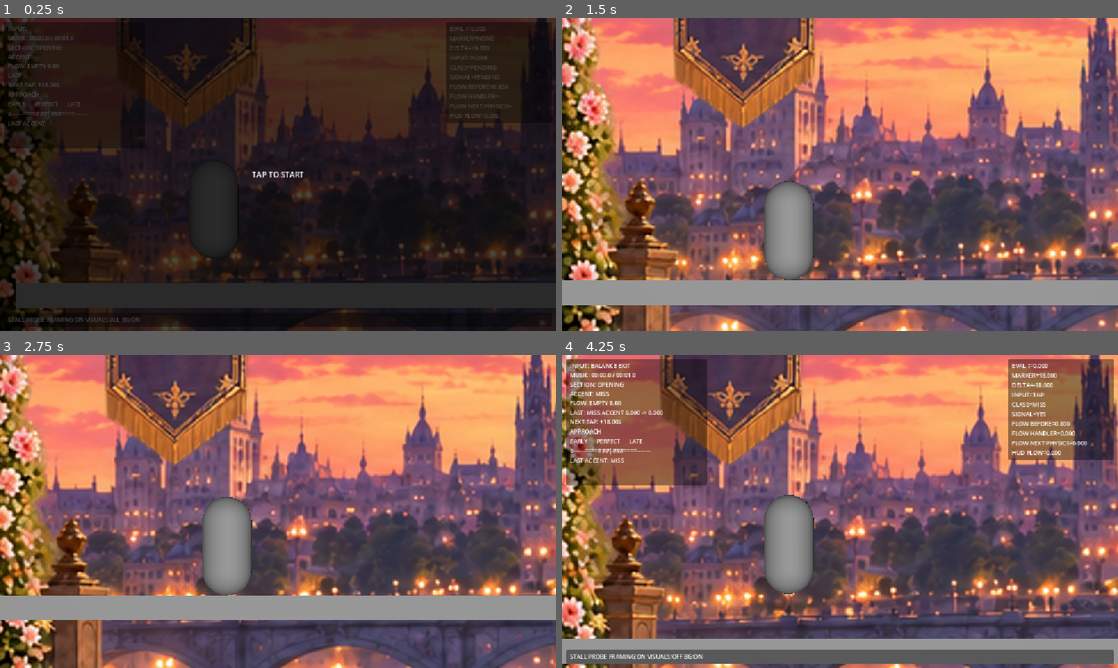
Above: before the commit, frames 1-4 (two rows, left to right).
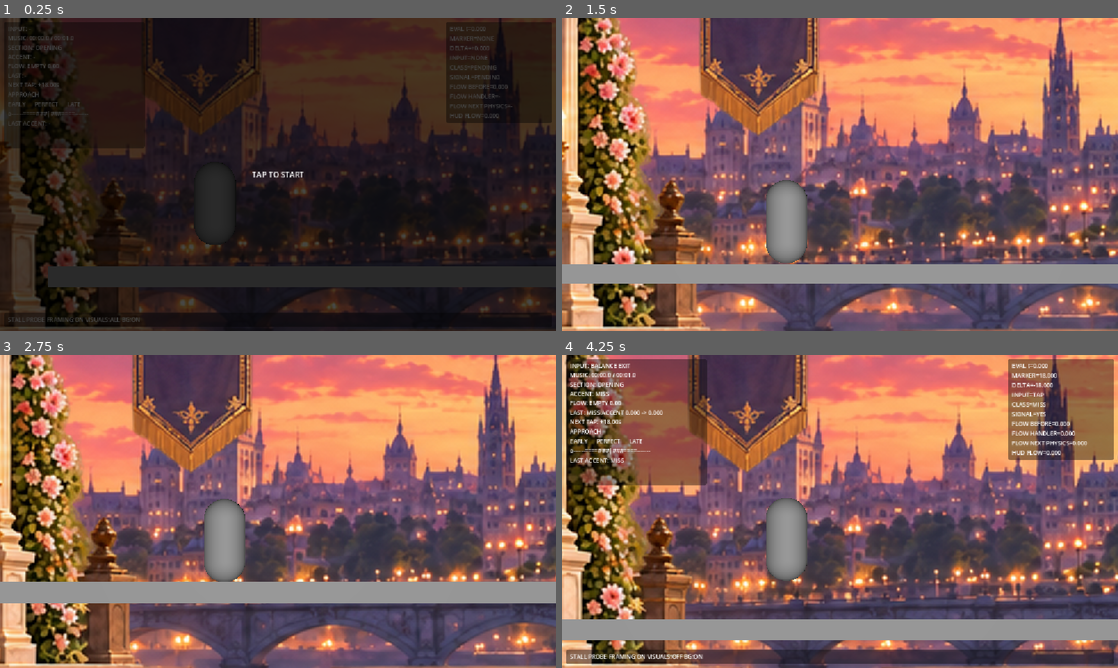
Above: after the commit, the same moments.

Repository: cemtheman/pasderun
Game: Godot game, scene res://scenes/gameplay/generated/graceful_opening_00_30_runtime.tscn
The game is run twice, just before and just after one commit, with the same random seed, the same clock (stepped at 60 frames per second) and the same inputs. Sound files missing from this copy of the repository are replaced by a short silence.
Inputs (mouse positions are in pixels of both pictures, inside the frame that each line leads up to):
- Up to frame 1 (0.25 s): no input
- Up to frame 2 (1.5 s): tap Enter at 0.5 s; move the mouse to (962, 158) at 0.52 s; tap H at 0.6 s; click (962, 158) at 0.67 s; tap Space (jump) at 0.77 s; drag from (728, 190) to (812, 237) at 1.27 s
- Up to frame 3 (2.75 s): move the mouse to (333, 442) at 2.02 s; tap V at 2.1 s; click (333, 442) at 2.17 s
- Up to frame 4 (4.25 s): drag from (812, 574) to (673, 464) at 2.77 s; move the mouse to (1006, 558) at 3.52 s; tap H at 3.6 s; click (1006, 558) at 3.67 s; tap Space (jump) at 3.77 s

The runs differ from the first frame. In frame 1, 21% of the frame differs, in the area x 0-100%, y 0-100%; in frame 2, 65%; in frame 3, 63%; in frame 4, 63%.

Commit message:
fix: improve safe route recovery and camera lookahead

Diff:
--- a/scenes/gameplay/camera_rig.gd
+++ b/scenes/gameplay/camera_rig.gd
@@ -3,7 +3,7 @@
 @export var target: Node3D
 @export var follow_speed: float = 8.0
 @export var vertical_follow_speed: float = 6.0
-@export var look_ahead: float = 1.5
+@export var look_ahead: float = 1.75
 
 var _vertical_offset: float = 0.0
 
--- a/scenes/gameplay/generated/continuous_technical_course.tscn
+++ b/scenes/gameplay/generated/continuous_technical_course.tscn
@@ -24,29 +24,17 @@
 [sub_resource type="BoxShape3D" id="Shape_9"]
 size = Vector3(9, 0.5, 4)
 
-[sub_resource type="BoxMesh" id="Mesh_8"]
-size = Vector3(8, 0.5, 4)
-
-[sub_resource type="BoxShape3D" id="Shape_8"]
-size = Vector3(8, 0.5, 4)
-
 [sub_resource type="BoxMesh" id="Mesh_8_5"]
 size = Vector3(8.5, 0.5, 4)
 
 [sub_resource type="BoxShape3D" id="Shape_8_5"]
 size = Vector3(8.5, 0.5, 4)
 
-[sub_resource type="BoxMesh" id="Mesh_10"]
-size = Vector3(10, 0.5, 4)
-
-[sub_resource type="BoxShape3D" id="Shape_10"]
-size = Vector3(10, 0.5, 4)
-
-[sub_resource type="BoxMesh" id="Mesh_10_5"]
-size = Vector3(10.5, 0.5, 4)
-
-[sub_resource type="BoxShape3D" id="Shape_10_5"]
-size = Vector3(10.5, 0.5, 4)
+[sub_resource type="BoxMesh" id="Mesh_8_2"]
+size = Vector3(8.2, 0.5, 4)
+
+[sub_resource type="BoxShape3D" id="Shape_8_2"]
+size = Vector3(8.2, 0.5, 4)
 
 [sub_resource type="BoxMesh" id="Mesh_11_5"]
 size = Vector3(11.5, 0.5, 4)
@@ -171,7 +159,7 @@
 [node name="GapEvent08_F03_ENTRY" type="Marker3D" parent="Level"]
 position = Vector3(330.75, 0, 0)
 [node name="GapEvent09_F03_SAFE" type="Marker3D" parent="Level"]
-position = Vector3(338.75, -2.8, 0)
+position = Vector3(339.15, -2.8, 0)
 [node name="GapEvent10_F03_DESCENT" type="Marker3D" parent="Level"]
 position = Vector3(347.25, -1.275, 0)
 [node name="GapEvent11_INTERSTITIAL_03" type="Marker3D" parent="Level"]
@@ -183,9 +171,15 @@
 [node name="GapEvent14_F05_ENTRY" type="Marker3D" parent="Level"]
 position = Vector3(505.75, 0, 0)
 [node name="GapEvent15_F05_SAFE" type="Marker3D" parent="Level"]
-position = Vector3(513.75, -2.8, 0)
+position = Vector3(514.15, -2.8, 0)
 [node name="GapEvent16_F05_DESCENT" type="Marker3D" parent="Level"]
 position = Vector3(522.25, -1.275, 0)
+[node name="GapEvent17_F01_SAFE" type="Marker3D" parent="Level"]
+position = Vector3(184.15, -2.8, 0)
+[node name="GapEvent18_F02_SAFE" type="Marker3D" parent="Level"]
+position = Vector3(259.15, -2.8, 0)
+[node name="GapEvent19_F04_SAFE" type="Marker3D" parent="Level"]
+position = Vector3(419.15, -2.8, 0)
 
 [node name="NeutralRunway01" type="StaticBody3D" parent="Level"]
 position = Vector3(144.5, -3.05, 0)
@@ -210,18 +204,18 @@
 shape = SubResource("Shape_15")
 
 [node name="SafeLowerRoute01" type="StaticBody3D" parent="Level"]
-position = Vector3(178.75, -3.05, 0)
+position = Vector3(179.25, -3.05, 0)
 [node name="MeshInstance3D" type="MeshInstance3D" parent="Level/SafeLowerRoute01"]
-mesh = SubResource("Mesh_7_5")
+mesh = SubResource("Mesh_8_5")
 [node name="CollisionShape3D" type="CollisionShape3D" parent="Level/SafeLowerRoute01"]
-shape = SubResource("Shape_7_5")
+shape = SubResource("Shape_8_5")
 
 [node name="SafeRoute01_B" type="StaticBody3D" parent="Level"]
-position = Vector3(187.75, -3.05, 0)
+position = Vector3(188.9, -3.05, 0)
 [node name="MeshInstance3D" type="MeshInstance3D" parent="Level/SafeRoute01_B"]
-mesh = SubResource("Mesh_10_5")
+mesh = SubResource("Mesh_8_2")
 [node name="CollisionShape3D" type="CollisionShape3D" parent="Level/SafeRoute01_B"]
-shape = SubResource("Shape_10_5")
+shape = SubResource("Shape_8_2")
 
 [node name="TechnicalPlatform03_Recovery" type="StaticBody3D" parent="Level"]
 position = Vector3(200, -3.05, 0)
@@ -267,18 +261,18 @@
 shape = SubResource("Shape_9")
 
 [node name="SafeLowerRoute02" type="StaticBody3D" parent="Level"]
-position = Vector3(254, -3.05, 0)
+position = Vector3(254.25, -3.05, 0)
 [node name="MeshInstance3D" type="MeshInstance3D" parent="Level/SafeLowerRoute02"]
-mesh = SubResource("Mesh_8")
+mesh = SubResource("Mesh_8_5")
 [node name="CollisionShape3D" type="CollisionShape3D" parent="Level/SafeLowerRoute02"]
-shape = SubResource("Shape_8")
+shape = SubResource("Shape_8_5")
 
 [node name="SafeRoute02_B" type="StaticBody3D" parent="Level"]
-position = Vector3(263, -3.05, 0)
+position = Vector3(263.9, -3.05, 0)
 [node name="MeshInstance3D" type="MeshInstance3D" parent="Level/SafeRoute02_B"]
-mesh = SubResource("Mesh_10")
+mesh = SubResource("Mesh_8_2")
 [node name="CollisionShape3D" type="CollisionShape3D" parent="Level/SafeRoute02_B"]
-shape = SubResource("Shape_10")
+shape = SubResource("Shape_8_2")
 
 [node name="TechnicalPlatform08_Recovery" type="StaticBody3D" parent="Level"]
 position = Vector3(275, -3.05, 0)
@@ -324,18 +318,18 @@
 shape = SubResource("Shape_7_5")
 
 [node name="SafeLowerRoute03" type="StaticBody3D" parent="Level"]
-position = Vector3(334, -3.05, 0)
+position = Vector3(334.25, -3.05, 0)
 [node name="MeshInstance3D" type="MeshInstance3D" parent="Level/SafeLowerRoute03"]
-mesh = SubResource("Mesh_8")
+mesh = SubResource("Mesh_8_5")
 [node name="CollisionShape3D" type="CollisionShape3D" parent="Level/SafeLowerRoute03"]
-shape = SubResource("Shape_8")
+shape = SubResource("Shape_8_5")
 
 [node name="SafeRoute03_B" type="StaticBody3D" parent="Level"]
-position = Vector3(343.75, -3.05, 0)
+position = Vector3(343.9, -3.05, 0)
 [node name="MeshInstance3D" type="MeshInstance3D" parent="Level/SafeRoute03_B"]
-mesh = SubResource("Mesh_8_5")
+mesh = SubResource("Mesh_8_2")
 [node name="CollisionShape3D" type="CollisionShape3D" parent="Level/SafeRoute03_B"]
-shape = SubResource("Shape_8_5")
+shape = SubResource("Shape_8_2")
 
 [node name="TechnicalPlatform13_Recovery" type="StaticBody3D" parent="Level"]
 position = Vector3(355, -3.05, 0)
@@ -374,18 +368,18 @@
 shape = SubResource("Shape_15")
 
 [node name="SafeLowerRoute04" type="StaticBody3D" parent="Level"]
-position = Vector3(414, -3.05, 0)
+position = Vector3(414.25, -3.05, 0)
 [node name="MeshInstance3D" type="MeshInstance3D" parent="Level/SafeLowerRoute04"]
-mesh = SubResource("Mesh_8")
+mesh = SubResource("Mesh_8_5")
 [node name="CollisionShape3D" type="CollisionShape3D" parent="Level/SafeLowerRoute04"]
-shape = SubResource("Shape_8")
+shape = SubResource("Shape_8_5")
 
 [node name="SafeRoute04_B" type="StaticBody3D" parent="Level"]
-position = Vector3(423, -3.05, 0)
+position = Vector3(423.9, -3.05, 0)
 [node name="MeshInstance3D" type="MeshInstance3D" parent="Level/SafeRoute04_B"]
-mesh = SubResource("Mesh_10")
+mesh = SubResource("Mesh_8_2")
 [node name="CollisionShape3D" type="CollisionShape3D" parent="Level/SafeRoute04_B"]
-shape = SubResource("Shape_10")
+shape = SubResource("Shape_8_2")
 
 [node name="TechnicalPlatform18_Recovery" type="StaticBody3D" parent="Level"]
 position = Vector3(435, -3.05, 0)
@@ -446,18 +440,18 @@
 shape = SubResource("Shape_7_5")
 
 [node name="SafeLowerRoute05" type="StaticBody3D" parent="Level"]
-position = Vector3(509, -3.05, 0)
+position = Vector3(509.25, -3.05, 0)
 [node name="MeshInstance3D" type="MeshInstance3D" parent="Level/SafeLowerRoute05"]
-mesh = SubResource("Mesh_8")
+mesh = SubResource("Mesh_8_5")
 [node name="CollisionShape3D" type="CollisionShape3D" parent="Level/SafeLowerRoute05"]
-shape = SubResource("Shape_8")
+shape = SubResource("Shape_8_5")
 
 [node name="SafeRoute05_B" type="StaticBody3D" parent="Level"]
-position = Vector3(518.75, -3.05, 0)
+position = Vector3(518.9, -3.05, 0)
 [node name="MeshInstance3D" type="MeshInstance3D" parent="Level/SafeRoute05_B"]
-mesh = SubResource("Mesh_8_5")
+mesh = SubResource("Mesh_8_2")
 [node name="CollisionShape3D" type="CollisionShape3D" parent="Level/SafeRoute05_B"]
-shape = SubResource("Shape_8_5")
+shape = SubResource("Shape_8_2")
 
 [node name="TechnicalPlatform24_Recovery" type="StaticBody3D" parent="Level"]
 position = Vector3(534, -3.05, 0)
--- a/scenes/gameplay/generated/graceful_opening_00_30_runtime.tscn
+++ b/scenes/gameplay/generated/graceful_opening_00_30_runtime.tscn
@@ -83,7 +83,7 @@
 transform = Transform3D(1, 0, 0, 0, 1, 0, 0, 0, 1, 0, 2.2, 8)
 projection = 1
 current = true
-size = 6.325
+size = 7.5
 
 [node name="ParallaxPresentation" type="Node3D" parent="CameraRig/Camera3D" node_paths=PackedStringArray("progress_source", "far_layer", "mid_layer", "foreground_layer")]
 script = ExtResource("15_parallax")
Not shown, changed: tools/music_analyzer/test_full_audio_runway.py
Not shown, changed: tools/music_analyzer/test_generated_runtime_scene.py
